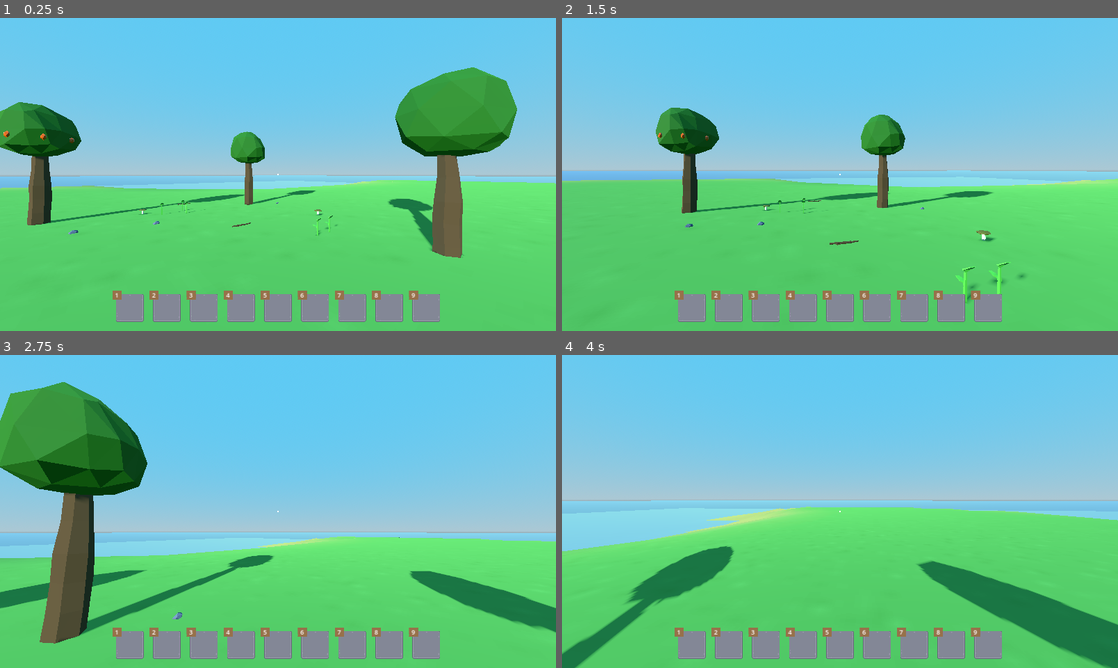
Above: before the commit, frames 1-4 (two rows, left to right).
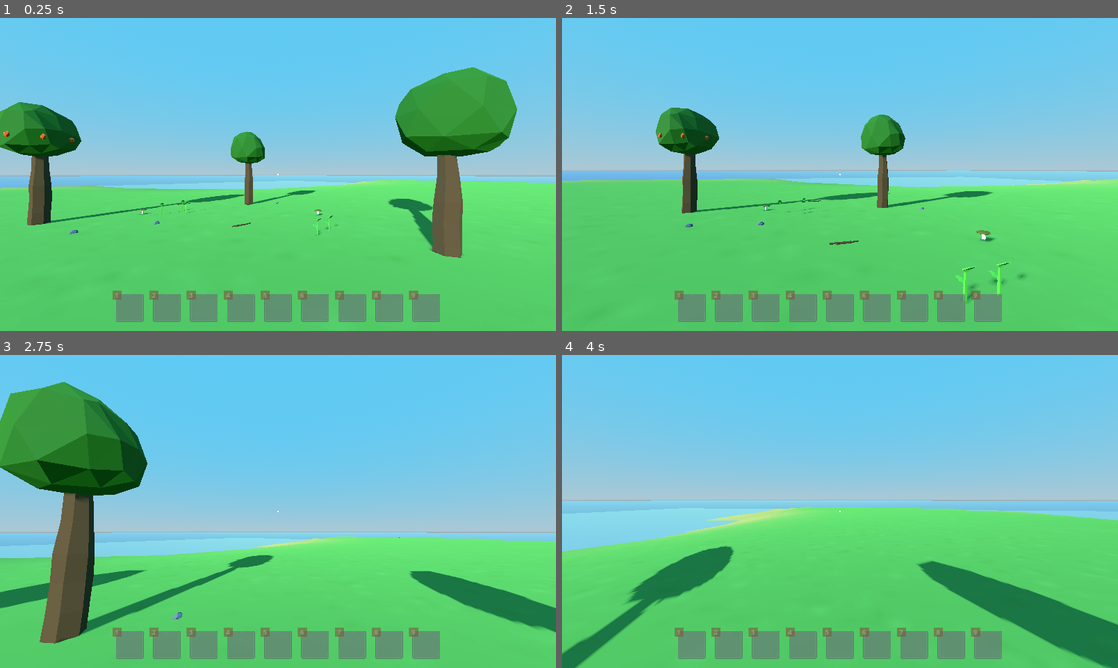
Above: after the commit, the same moments.

Repository: afarber/SurvivalGame
Game: Godot game, scene res://game/main_game.tscn
The game is run twice, just before and just after one commit, with the same random seed, the same clock (stepped at 60 frames per second) and the same inputs.
Inputs (mouse positions are in pixels of both pictures, inside the frame that each line leads up to):
- Up to frame 1 (0.25 s): no input
- Up to frame 2 (1.5 s): tap Enter (ui_accept) at 0.5 s; move the mouse to (867, 174) at 0.52 s; hold W (move_forward) from 0.53 s (still down); tap E (interact) at 0.6 s; click (867, 174) at 0.67 s; tap Space (jump) at 0.77 s; move the mouse to (812, 174) at 1.27 s; tap 1 (item_hotkey) at 1.35 s
- Up to frame 3 (2.75 s): keep holding W (move_forward); tap Space (jump) at 1.52 s; move the mouse to (289, 505) at 2.02 s; hold Shift (sprint) from 2.03 s (still down)
- Up to frame 4 (4 s): keep holding W (move_forward); move the mouse to (834, 517) at 2.77 s; release Shift (sprint) at 2.78 s; tap E (interact) at 2.85 s; click (834, 517) at 2.92 s; tap Space (jump) at 3.02, 3.77 s; move the mouse to (878, 514) at 3.52 s; hold 1 (item_hotkey) from 3.53 s (still down)

The runs differ from the first frame. In frame 1, 4.2% of the frame differs, in the area x 20-80%, y 87-98%; in frame 2, 4.2%; in frame 3, 4.2%; in frame 4, 4.2%.

Commit message:
Send EQU_active_hotbar_slot_updated at the ready

Diff:
--- a/game/managers/equiped_item_manager.gd
+++ b/game/managers/equiped_item_manager.gd
@@ -8,6 +8,9 @@
 func _enter_tree() -> void:
 	EventSystem.INV_hotbar_updated.connect(hotbar_updated)
 	EventSystem.EQU_hotkey_pressed.connect(hotkey_pressed)
+
+func _ready() -> void:
+	EventSystem.EQU_active_hotbar_slot_updated.emit(null)
 
 func hotbar_updated(_hotbar: Array) -> void:
 	_hotbar = hotbar
--- a/ui/hud/hotbar_ui.gd
+++ b/ui/hud/hotbar_ui.gd
@@ -8,7 +8,7 @@
 	for slot in get_children():
 		slot.set_item_key(hotbar[slot.get_index()])
 
-# idx can be either integer or null
+# idx can be either integer or null, so do not specify the type
 func active_hotbar_slot_updated(idx) -> void:
 	for slot in get_children():
 		slot.set_highlighted(slot.get_index() == idx)
